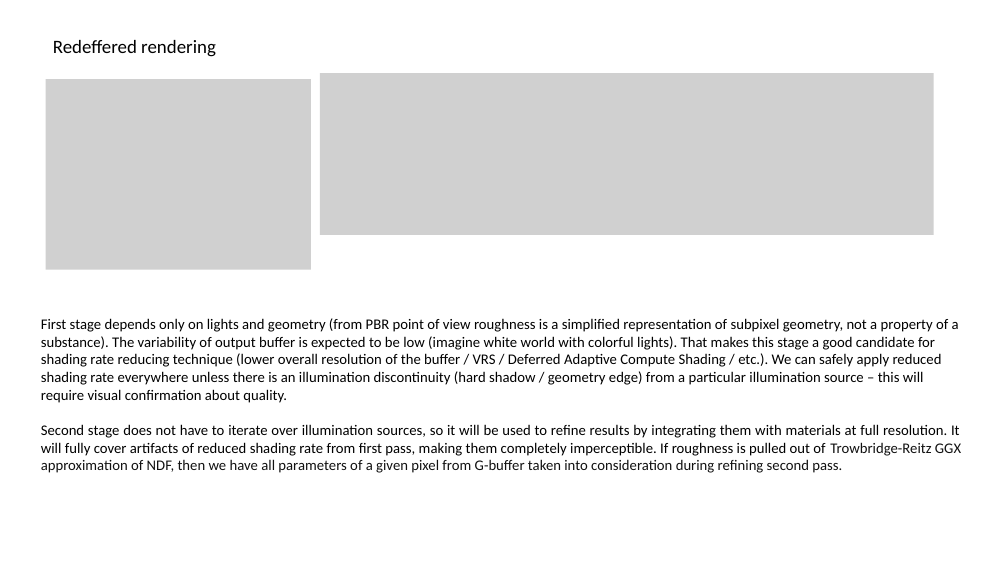
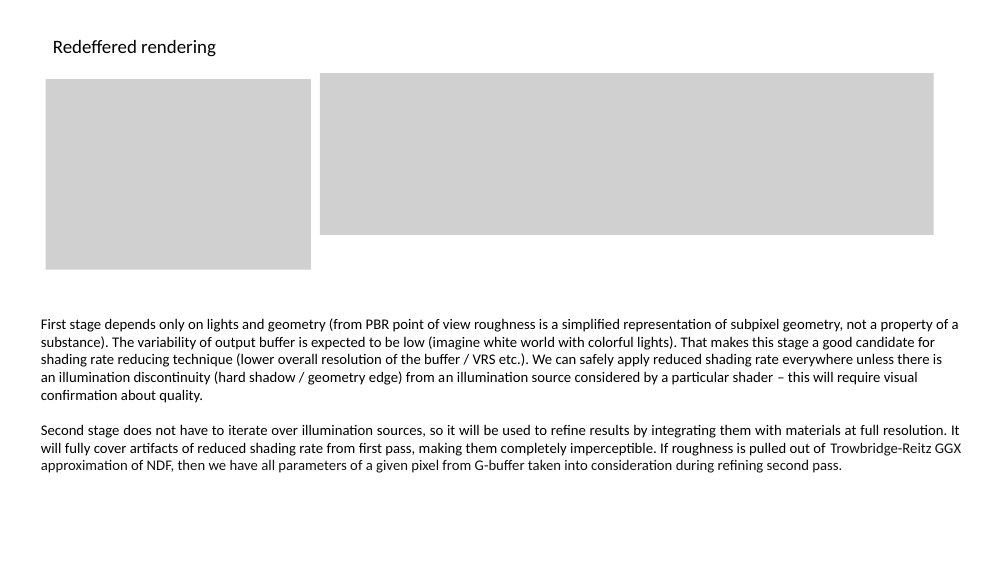
Before and after one commit to pawel-kaleta/FoolsEngine, a slide deck: slide 15 of Documentation/Rendering Architecture.pptx. Drawn at 1008x567 pixels with LibreOffice and Linux fonts; fonts in the diff are those of the drawing; grey boxes stand for pictures. Boxes give left, top, right and bottom in pixels: in the first picture for what was removed or moved away, otherwise in the second. Text is boxed around its words. In the diff, an @@ line names an element or a change of style, - is before the commit and + after.

```diff
--- a/Documentation/Rendering Architecture.pptx
+++ b/Documentation/Rendering Architecture.pptx
@@ text at bbox=[41, 318, 959, 403]: text changed @@
-First stage depends only on lights and geometry (from PBR point of view roughness is a simplified representation of subpixel geometry, not a property of a substance). The variability of output buffer is expected to be low (imagine white world with colorful lights). That makes this stage a good candidate for shading rate reducing technique (lower overall resolution of the buffer / VRS / Deferred Adaptive Compute Shading / etc.). We can safely apply reduced shading rate everywhere unless there is an illumination discontinuity (hard shadow / geometry edge) from a particular illumination source – this will require visual confirmation about quality.
+First stage depends only on lights and geometry (from PBR point of view roughness is a simplified representation of subpixel geometry, not a property of a substance). The variability of output buffer is expected to be low (imagine white world with colorful lights). That makes this stage a good candidate for shading rate reducing technique (lower overall resolution of the buffer / VRS etc.). We can safely apply reduced shading rate everywhere unless there is an illumination discontinuity (hard shadow / geometry edge) from an illumination source considered by a particular shader – this will require visual confirmation about quality.
```
Also in this commit, not shown: 8 other slides changed, 7 other files.
